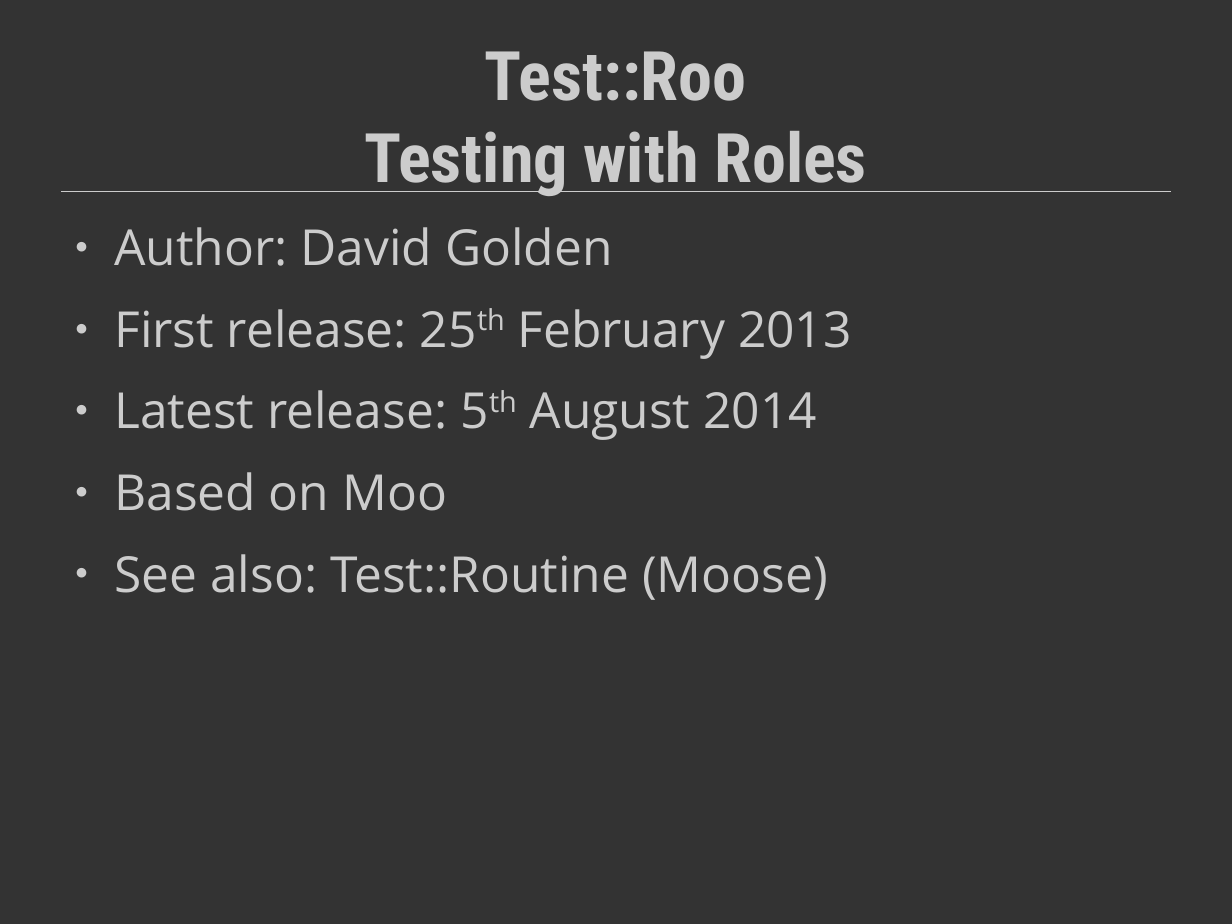
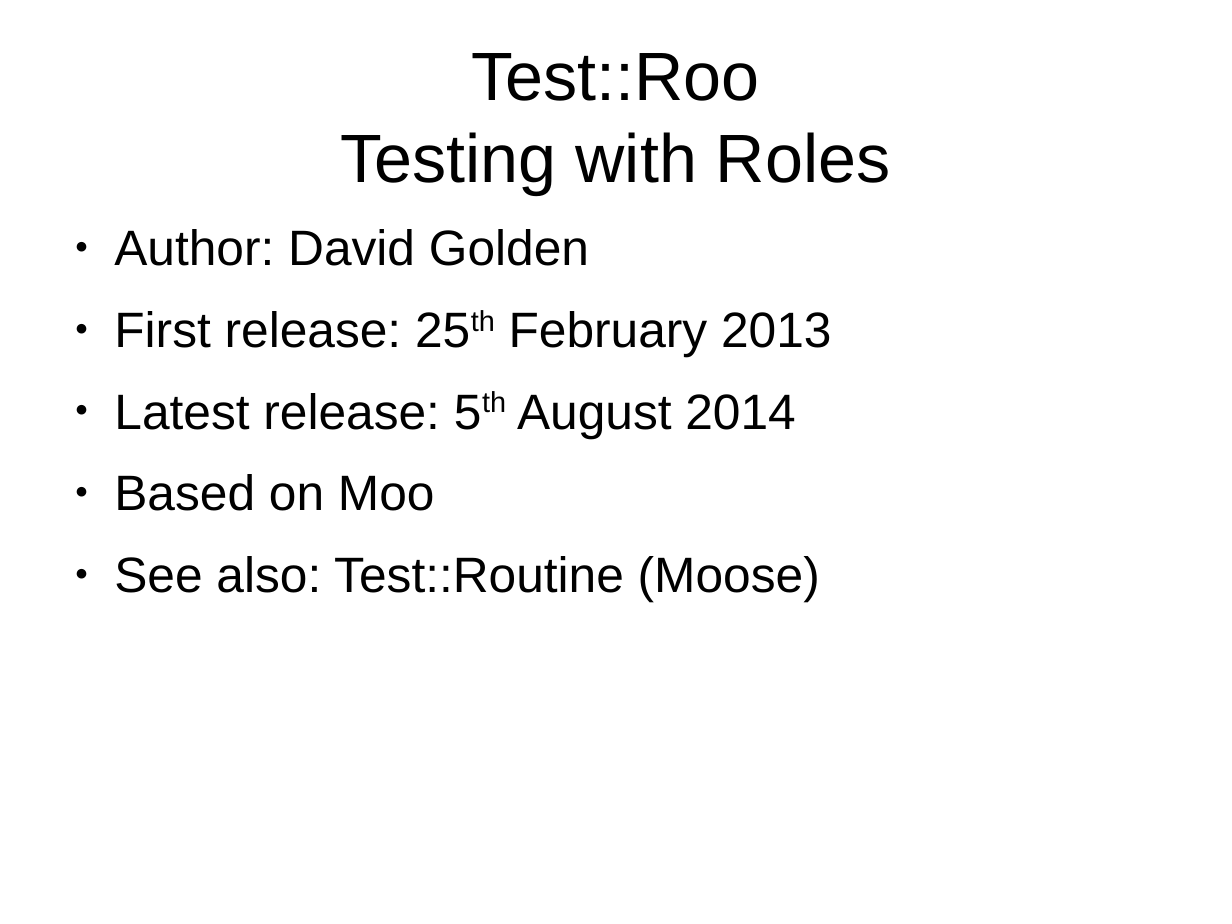
Before and after one commit to SysPete/perl-dancer-conference-2014, a slide deck: slide 4 of test_roo.odp. Drawn at 1232x924 pixels with LibreOffice and Linux fonts; fonts in the diff are those of the drawing. Boxes give left, top, right and bottom in pixels: in the first picture for what was removed or moved away, otherwise in the second. Text is boxed around its words. In the diff, an @@ line names an element or a change of style, - is before the commit and + after.

```diff
--- a/test_roo.odp
+++ b/test_roo.odp
@@ background #333333 to #FFFFFF @@
@@ title "Test::Roo Testing with Roles": place and size @@
-title "Test::Roo Testing with Roles" at [364,51,867,196]
+title "Test::Roo Testing with Roles" at [340,53,891,194]
@@ title "Test::Roo Testing with Roles" at [340,53,891,194]: font Roboto Condensed to Arial, text colour #CCCCCC to #000000, bold off @@
@@ line removed from (61, 191) to (1171, 191) @@
@@ text "Author: David Golden" at [114,229,831,601]: font Open Sans to Arial, text colour #CCCCCC to #000000; bullet colour #CCCCCC to #000000 @@
```
Also in this commit, not shown: 12 other slides changed, 54 other files.
